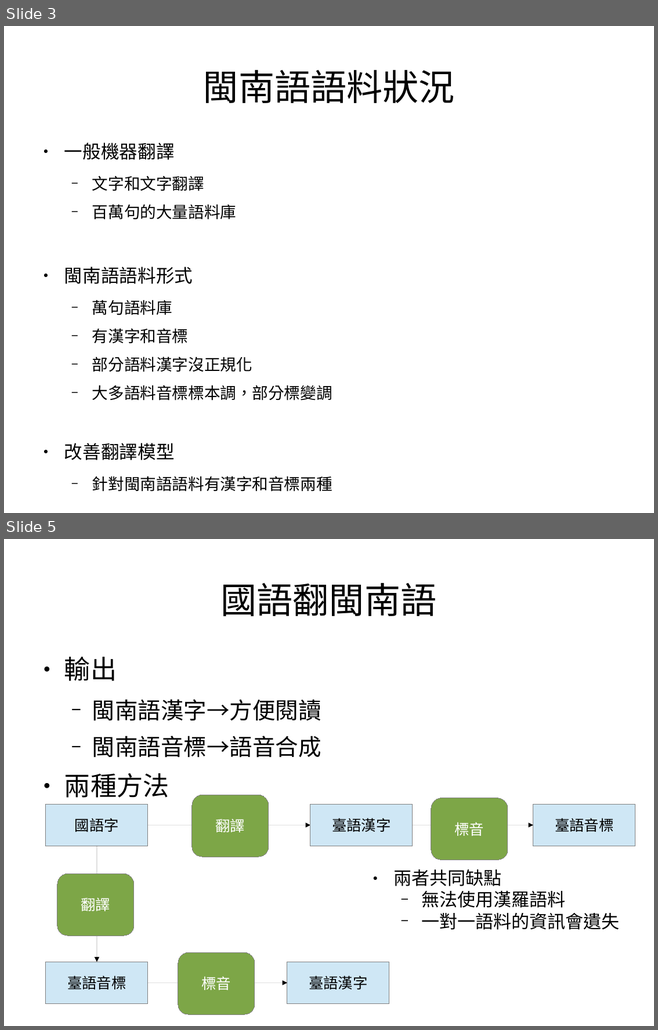
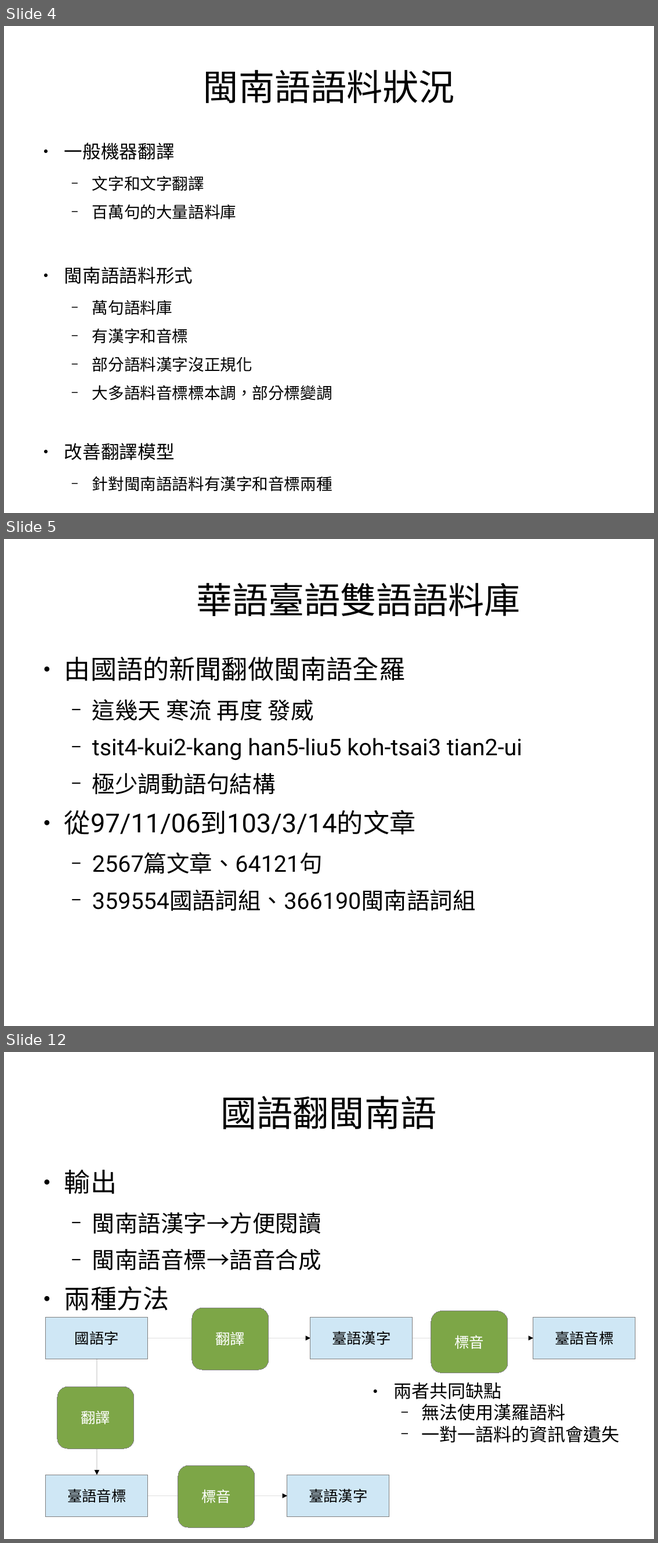
Before and after one commit to sih4sing5hong5/po3-ko3_tau5-iann2-phinn3, a slide deck: 翻譯報告.odp. Shown one above the other, each under a label of ours: slides 3 and 5 before the commit, slides 4, 5 and 12 after it; the slides between them are not shown. The pictures are 658x1030 and 658x1543 pixels, drawn with LibreOffice and Linux fonts; fonts in the diff are those of the drawing. Boxes give left, top, right and bottom in pixels: in the first picture for what was removed or moved away, otherwise in the second. Text is boxed around its words. In the diff, an @@ line names an element or a change of style, - is before the commit and + after.

```diff
--- a/翻譯報告.odp
+++ b/翻譯報告.odp
@@ slide 5 added at [4, 539, 654, 1026], background #FFFFFF @@
@@ title added at [196, 583, 520, 616], 44 pt, text #000000 @@
+華語臺語雙語語料庫
@@ text added at [64, 657, 522, 911], 28 pt, text #000000 @@
+● 由國語的新聞翻做閩南語全羅
+  − 這幾天 寒流 再度 發威
+  − tsit4-kui2-kang han5-liu5 koh-tsai3 tian2-ui
+  − 極少調動語句結構
+● 從97/11/06到103/3/14的文章
+  − 2567篇文章、64121句
+  − 359554國語詞組、366190閩南語詞組
@@ what was slide 3 is now slide 4 @@
@@ what was slide 5 is now slide 12 @@
```
Also in this commit, not shown: 1 slide changed, 5 other slides added.
